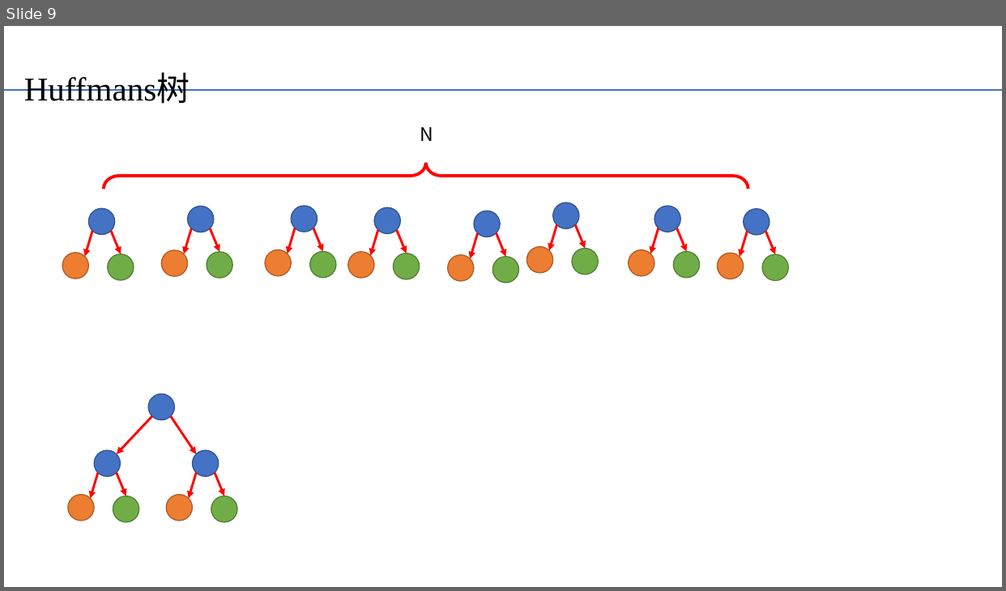
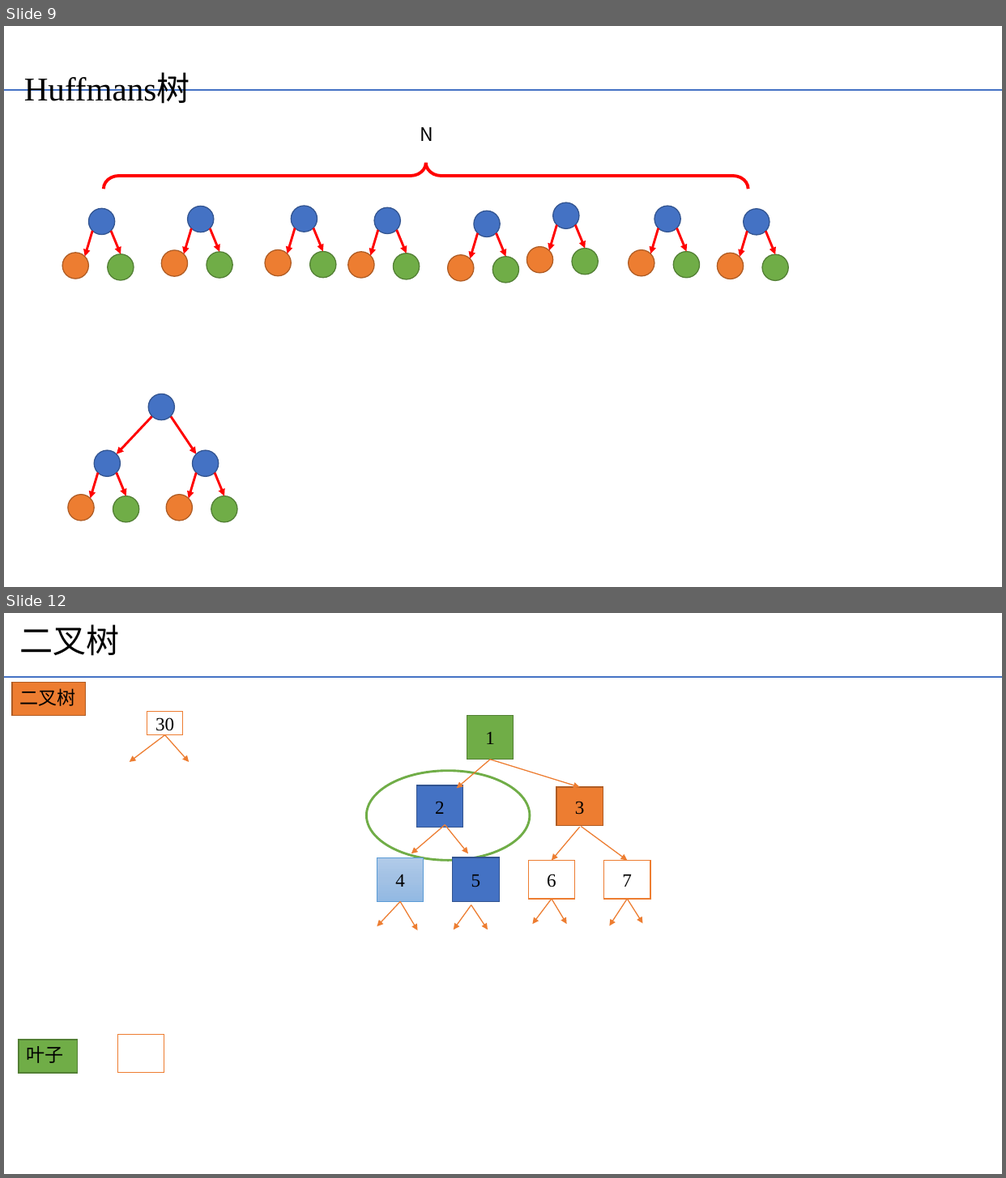
Before and after one commit to yechong316/Python-function, a slide deck: 链表/数据结构可视化辅助理解，便于代码开发.pptx. Shown one above the other, each under a label of ours: slide 9 before the commit, slides 9 and 12 after it; the slides between them are not shown. The pictures are 1006x591 and 1006x1178 pixels, drawn with LibreOffice and Linux fonts; fonts in the diff are those of the drawing. Boxes give left, top, right and bottom in pixels: in the first picture for what was removed or moved away, otherwise in the second. Text is boxed around its words. In the diff, an @@ line names an element or a change of style, - is before the commit and + after.

```diff
--- a/链表/数据结构可视化辅助理解，便于代码开发.pptx
+++ b/链表/数据结构可视化辅助理解，便于代码开发.pptx
@@ slide 12 added at (x1=4, y1=613, x2=1002, y2=1174), background #FFFFFF; not listed: 1 template element that a slide beside it also shows @@
@@ title added at (x1=19, y1=624, x2=119, y2=656), 32 pt, text #000000 @@
+二叉树
@@ rectangle added at (x1=12, y1=682, x2=86, y2=715), fill #ED7D31, outline #AF5C24 1 pt, 18 pt, text #000000 @@
+二叉树
@@ rectangle added at (x1=147, y1=712, x2=183, y2=735), fill #FFFFFF, outline #ED7D31 1 pt, 18 pt, text #000000 @@
+30
@@ rectangle added at (x1=467, y1=716, x2=513, y2=760), fill #70AD47, outline #538035 1 pt, 18 pt, text #000000 @@
+1
@@ arrow added from (165, 735) to (130, 762), #ED7D31 1 pt @@
@@ arrow added from (165, 735) to (189, 762), #ED7D31 1 pt @@
@@ ellipse added at (x1=366, y1=771, x2=530, y2=861), outline #70AD47 2.25 pt @@
@@ arrow added from (491, 760) to (457, 788), #ED7D31 1 pt @@
@@ arrow added from (491, 760) to (580, 787), #ED7D31 1 pt @@
@@ rectangle added at (x1=416, y1=786, x2=463, y2=827), fill #4472C4, outline #325491 1 pt, 18 pt, text #000000 @@
+2
@@ rectangle added at (x1=556, y1=787, x2=603, y2=825), fill #ED7D31, outline #AF5C24 1 pt, 18 pt, text #000000 @@
+3
@@ arrow added from (445, 825) to (411, 854), #ED7D31 1 pt @@
@@ arrow added from (445, 825) to (468, 854), #ED7D31 1 pt @@
@@ arrow added from (580, 827) to (552, 861), #ED7D31 1 pt @@
@@ arrow added from (582, 826) to (628, 861), #ED7D31 1 pt @@
@@ rectangle added at (x1=377, y1=858, x2=424, y2=902), fill gradient #B1CBE9 to #A3C1E5 to #93B9E4, outline #5B9BD5 0.5 pt, 18 pt, text #000000 @@
+4
@@ rectangle added at (x1=453, y1=858, x2=499, y2=902), fill #4472C4, outline #325491 1 pt, 18 pt, text #000000 @@
+5
@@ rectangle added at (x1=528, y1=861, x2=574, y2=899), fill #FFFFFF, outline #ED7D31 1 pt, 18 pt, text #000000 @@
+6
@@ rectangle added at (x1=604, y1=861, x2=651, y2=899), fill #FFFFFF, outline #ED7D31 1 pt, 18 pt, text #000000 @@
+7
@@ arrow added from (400, 902) to (377, 926), #ED7D31 1 pt @@
@@ arrow added from (400, 902) to (418, 931), #ED7D31 1 pt @@
@@ arrow added from (552, 899) to (533, 924), #ED7D31 1 pt @@
@@ arrow added from (552, 899) to (567, 924), #ED7D31 1 pt @@
@@ arrow added from (628, 899) to (610, 926), #ED7D31 1 pt @@
@@ arrow added from (628, 899) to (642, 924), #ED7D31 1 pt @@
@@ arrow added from (471, 905) to (454, 930), #ED7D31 1 pt @@
@@ arrow added from (471, 905) to (488, 930), #ED7D31 1 pt @@
@@ rectangle added at (x1=19, y1=1040, x2=78, y2=1072), fill #70AD47, outline #538035 1 pt, 18 pt, text #000000 @@
+叶子
@@ rectangle added at (x1=117, y1=1034, x2=164, y2=1072), fill #FFFFFF, outline #ED7D31 1 pt @@
```
Also in this commit, not shown: 1 slide changed, 1 other slide added, 1 other file.
